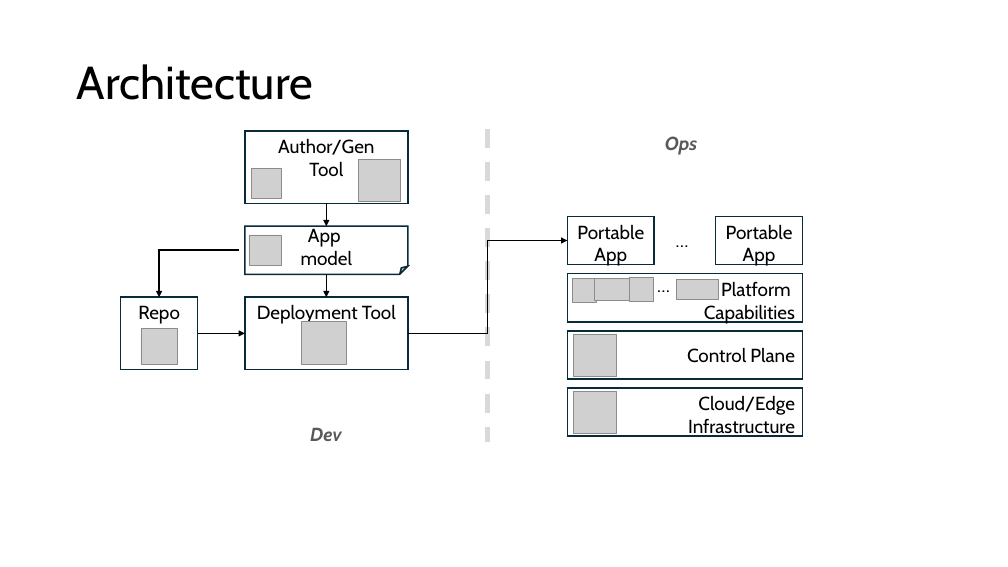
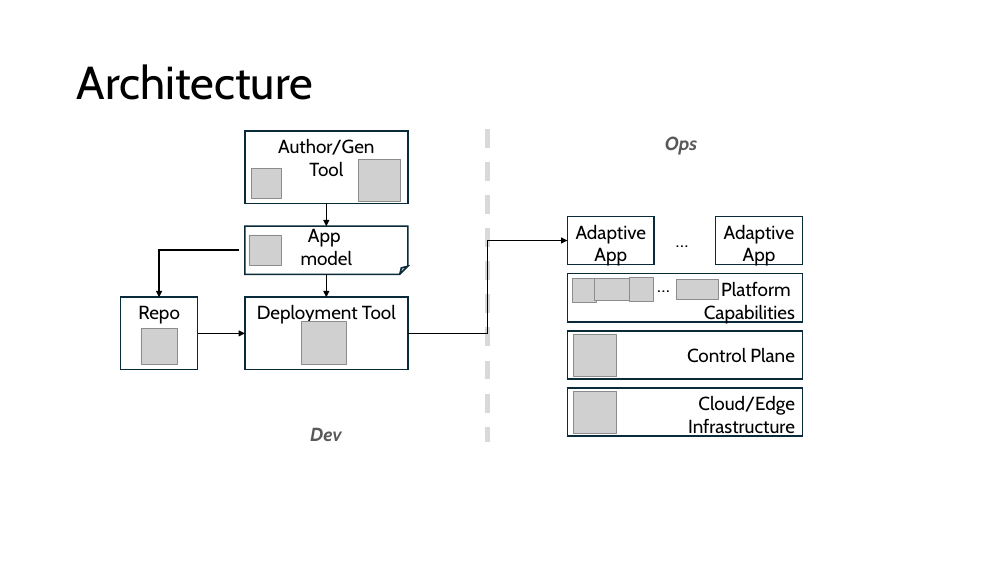
Before and after one commit to microsoft/adaptive-apps, a slide deck: slide 2 of collateral/portal-apps-diagrams.pptx. Drawn at 1008x567 pixels with LibreOffice and Linux fonts; fonts in the diff are those of the drawing; grey boxes stand for pictures. Boxes give left, top, right and bottom in pixels: in the first picture for what was removed or moved away, otherwise in the second. Text is boxed around its words. In the diff, an @@ line names an element or a change of style, - is before the commit and + after.

```diff
--- a/collateral/portal-apps-diagrams.pptx
+++ b/collateral/portal-apps-diagrams.pptx
@@ text in rectangle at [576,224,647,266]: text changed @@
-Portable App
+Adaptive App
@@ text in rectangle at [724,224,795,266]: text changed @@
-Portable App
+Adaptive App
```
Also in this commit, not shown: 14 other files.
